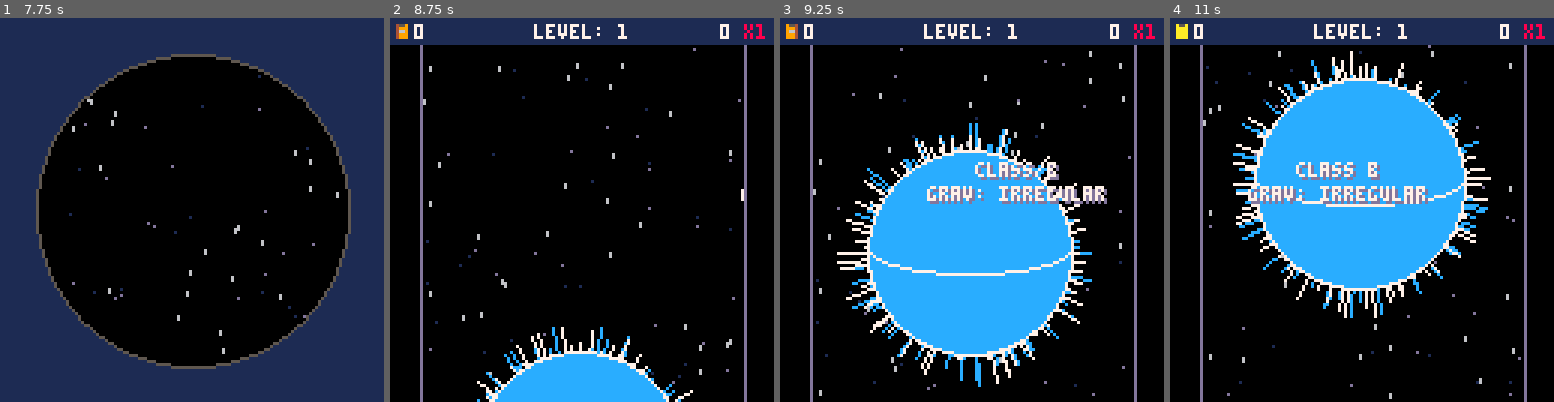
Above: before the commit, frames 1-4 (left to right).
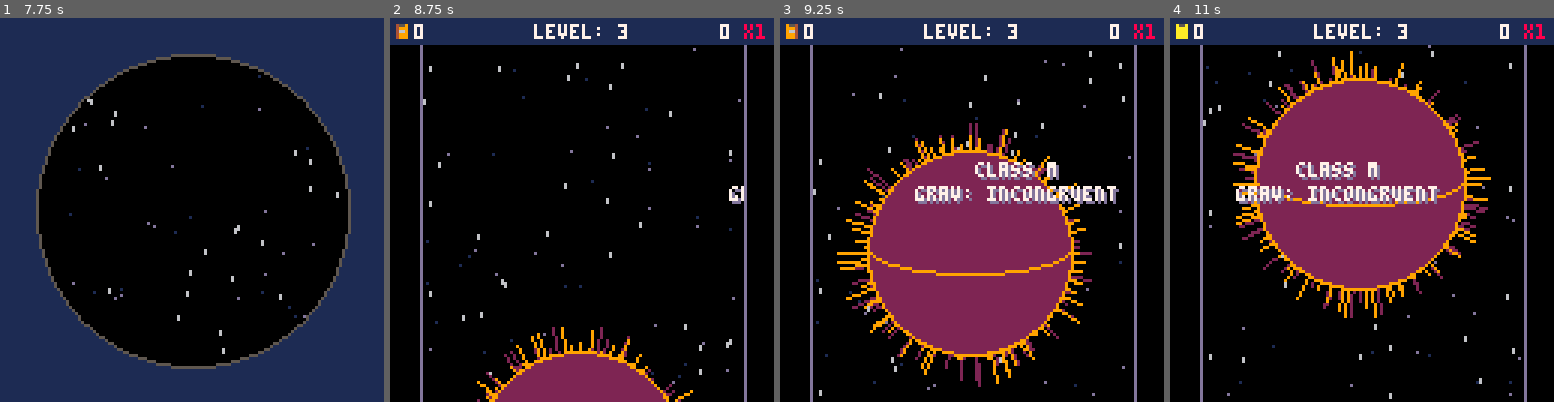
Above: after the commit, the same moments.

Repository: jacobneal65/drop-p8
Game: PICO-8 cartridge drop.p8
Two runs of this game, one before a commit and one after it. Both use one fixed random seed, a clock stepped at 60 frames per second and the inputs below.
Inputs:
- Up to frame 1 (7.75 s): tap X (X key) at 0.33, 1.07, 1.85, 2.97, 4.08, 5.2, 6.32, 7.43 s; tap O (Z key) at 0.7, 1.7, 2.1, 2.5, 2.9, 3.3, 3.7, 4.1, 4.5, 4.9, 5.3, 5.7, 6.1, 6.5, 6.9, 7.3, 7.7 s; hold Right 1.6-2.1 s; hold Up 2.15-2.42 s; hold Right 2.47-3.03 s; hold Left 3.08-3.58 s; hold Down 3.63-3.97 s; hold Right 4.02-4.68 s; hold Up 4.73-5.03 s; hold Left 5.08-5.68 s; hold Down 5.73-6.03 s; hold Right 6.08-6.58 s; hold Right 6.63-7.13 s; hold Up 7.18-7.45 s; hold Right from 7.5 s (still down)
- Up to frame 2 (8.75 s): release Right at 8.07 s; tap O (Z key) at 8.1, 8.5 s; hold Left 8.12-8.62 s; tap X (X key) at 8.55 s; hold Down from 8.67 s (still down)
- Up to frame 3 (9.25 s): tap O (Z key) at 8.9 s; release Down at 9 s; hold Right from 9.05 s (still down)
- Up to frame 4 (11 s): tap O (Z key) every 0.4 s from 9.3 to 10.9 s; tap X (X key) at 9.67, 10.78 s; release Right at 9.72 s; hold Up 9.77-10.07 s; hold Left 10.12-10.72 s; hold Down from 10.77 s (still down)

Frame 1 is identical in both runs. In frame 2, 5.5% of the frame differs, in the area x 22-93%, y 1-100%; in frame 3, 25%; in frame 4, 26%, in the area x 16-84%, y 1-79%.

Commit message:
fixed lvl 4 sun

Diff:
--- a/drop.p8
+++ b/drop.p8
@@ -6,9 +6,7 @@
 --by olivander65
 function _init()
 	v="1"
-	level=1
-	wave=1
-	level=1
+	level=3
 	wave=7
 	t=0
 	debug={""}
@@ -21,10 +19,10 @@
 	bshv_c={7,12,12,12}
 	warp_c={7,11,11,3}
 	--sun class
-	sclrl={7,10,9}
-	sclrd={12, 9,2}
-	scls={"b","k","m"}
-	sgtyp={"irregular","normal","incongruent"}
+	sclrl={7,10,9,8}
+	sclrd={12,9,2,14}
+	scls={"b","k","m","g"}
+	sgtyp={"irregular","normal","incongruent","variable"}
 	intro_sun = f_rnd(3)+1
 	--player
 	p_x=64
@@ -1080,7 +1078,7 @@
 		end
 	end
 	if e_state==13 then
-		if level < #levels then
+		if level <= #levels then
 			_upd=upd_level
 			_drw=drw_level
 			fuel_mask_r=fuel_mask_mx
